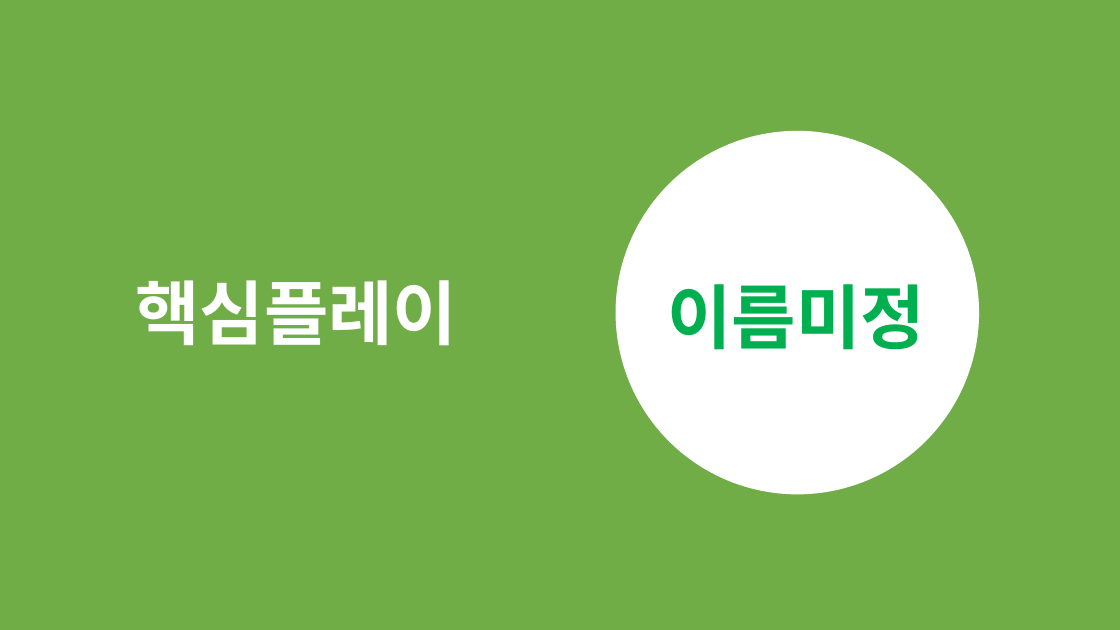
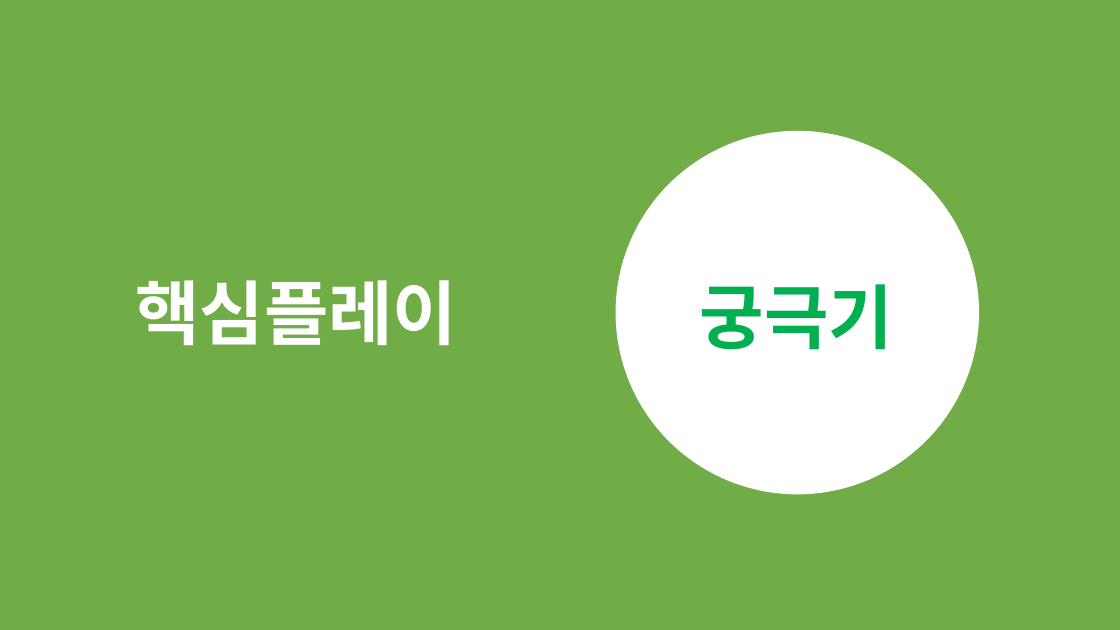
Before and after one commit to korleinster/gamebusdriver, a slide deck: slide 22 of documents/[13신창섭160802]졸업작품 제안서 1차수정.pptx (slide 19 before the commit). Drawn at 1120x630 pixels with LibreOffice and Linux fonts; fonts in the diff are those of the drawing. Boxes give left, top, right and bottom in pixels: in the first picture for what was removed or moved away, otherwise in the second. Text is boxed around its words. In the diff, an @@ line names an element or a change of style, - is before the commit and + after.

```diff
--- a/documents/[13신창섭160802]졸업작품 제안서 1차수정.pptx
+++ b/documents/[13신창섭160802]졸업작품 제안서 1차수정.pptx
@@ text at (700, 284, 893, 350): text changed @@
-이름미정
+궁극기
```
Also in this commit, not shown: 4 other slides changed, 3 slides added, 21 other files.
